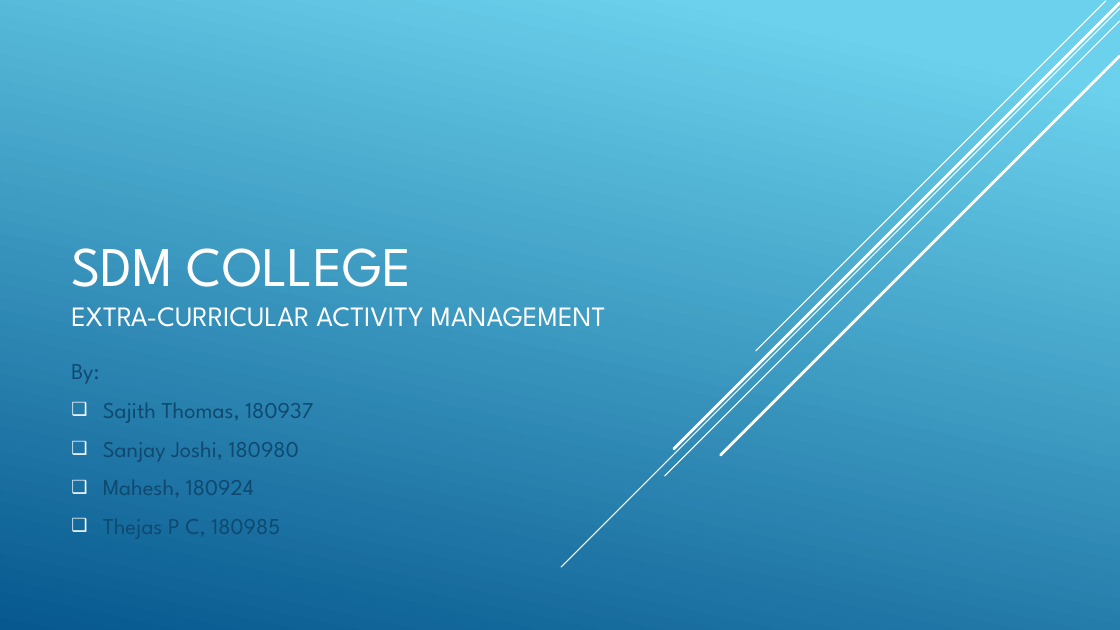
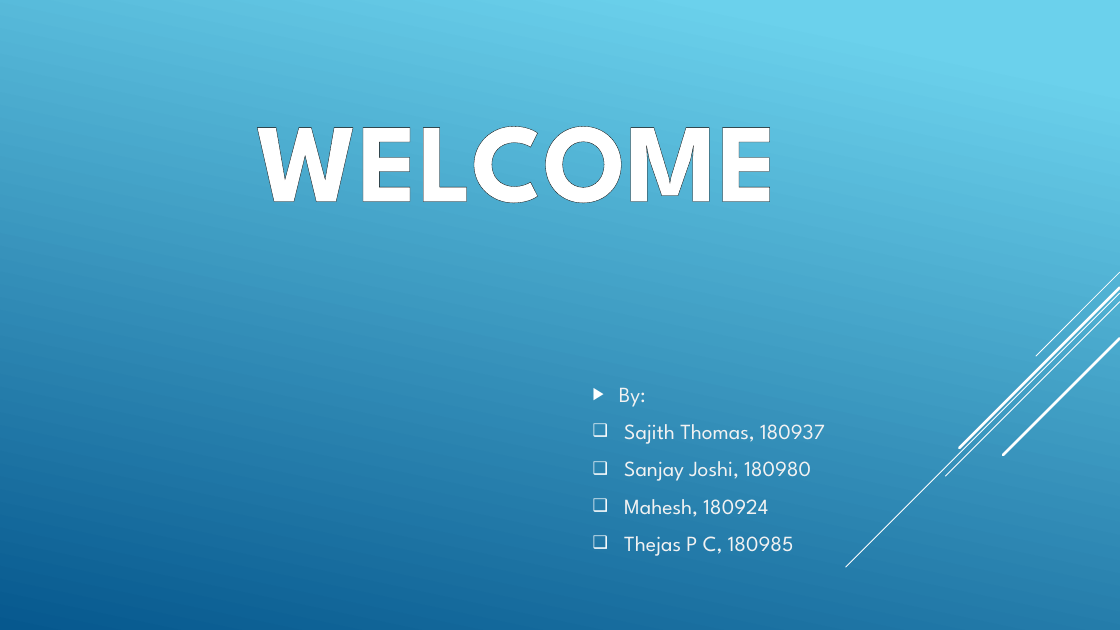
Before and after one commit to SanjayJoshi116/Extra-Curricular-Activity-Management, a slide deck: slide 1 of Project Docs/Presentation.pptx. Drawn at 1120x630 pixels with LibreOffice and Linux fonts; fonts in the diff are those of the drawing. Boxes give left, top, right and bottom in pixels: in the first picture for what was removed or moved away, otherwise in the second. Text is boxed around its words. In the diff, an @@ line names an element or a change of style, - is before the commit and + after.

Commit message:
Update PPT

```diff
--- a/Project Docs/Presentation.pptx
+++ b/Project Docs/Presentation.pptx
@@ line removed from (1120, 8) to (561, 567) @@
@@ line removed from (1120, 21) to (665, 476) @@
@@ line removed from (1120, 3) to (674, 449) @@
@@ line removed from (1106, 1) to (756, 351) @@
@@ line removed from (1120, 56) to (721, 455) @@
@@ text added at <box>256,126,778,203</box>, 96 pt, text #FFFFFF, bold @@
+WELCOME
@@ title removed at <box>71,248,606,327</box> @@
-SDM COLLEGE
-EXTRA-CURRICULAR ACTIVITY MANAGEMENT
@@ group added at <box>846,272,1120,567</box>: 5 lines @@
@@ subtitle "By:": place and size @@
-subtitle "By:" at <box>71,364,313,534</box>
+subtitle "By:" at <box>619,387,825,556</box>
@@ subtitle "By:" at <box>619,387,825,556</box>: size 19.4 to 18.5 pt, text colour #0F496F to #F2F2F2; bullet none to ▶; vertical alignment top to middle @@
```
Also in this commit, not shown: 6 other slides changed, 7 slides added.
